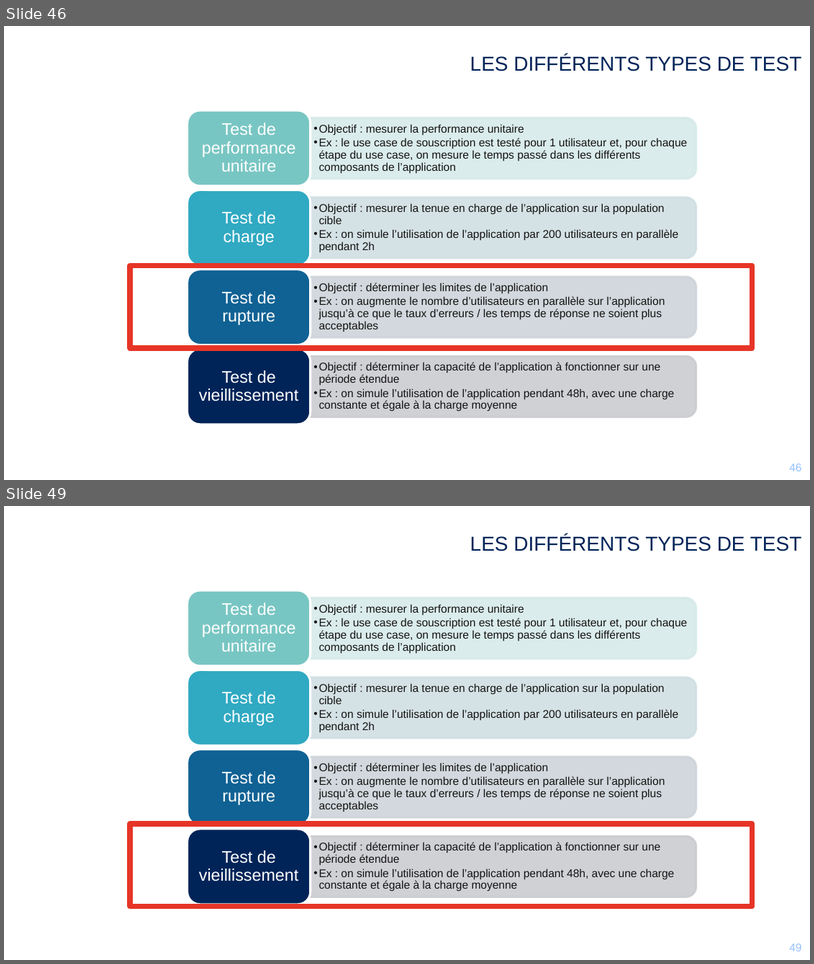
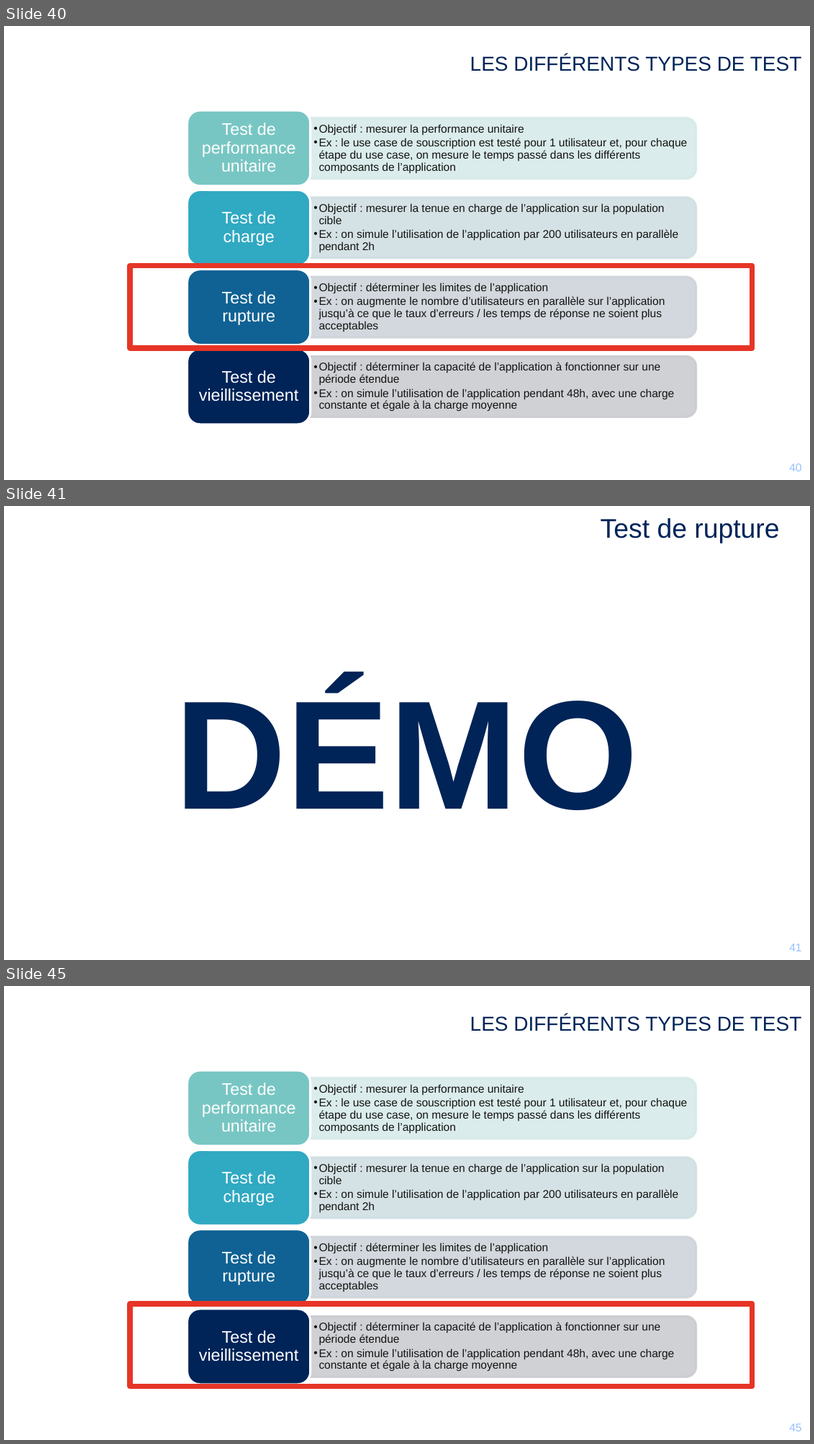
Before and after one commit to mikrob/perfuniversity, a slide deck: PerfUniversity.pptx. Shown one above the other, each under a label of ours: slides 46 and 49 before the commit, slides 40, 41 and 45 after it; the slides between them are not shown. The pictures are 814x964 and 814x1444 pixels, drawn with LibreOffice and Linux fonts; fonts in the diff are those of the drawing; background and template pictures are left out. Boxes give left, top, right and bottom in pixels: in the first picture for what was removed or moved away, otherwise in the second. Text is boxed around its words. In the diff, an @@ line names an element or a change of style, - is before the commit and + after.

```diff
--- a/PerfUniversity.pptx
+++ b/PerfUniversity.pptx
@@ slide 41 added at (x1=4, y1=506, x2=810, y2=960), background picture (left out); not listed: 2 template elements that a slide beside it also shows @@
@@ title added at (x1=601, y1=518, x2=779, y2=543), 24 pt, text #002458 @@
+Test de rupture
@@ text added at (x1=175, y1=686, x2=639, y2=810), 138 pt, text #002458, bold @@
+DÉMO
@@ what was slide 46 is now slide 40 @@
@@ page number at (x1=790, y1=463, x2=802, y2=471): text changed @@
-46
+40
@@ what was slide 49 is now slide 45 @@
@@ page number at (x1=790, y1=1423, x2=802, y2=1431): text changed @@
-49
+45
```
Also in this commit, not shown: 14 slides changed, 7 other slides added, 12 slides removed.
